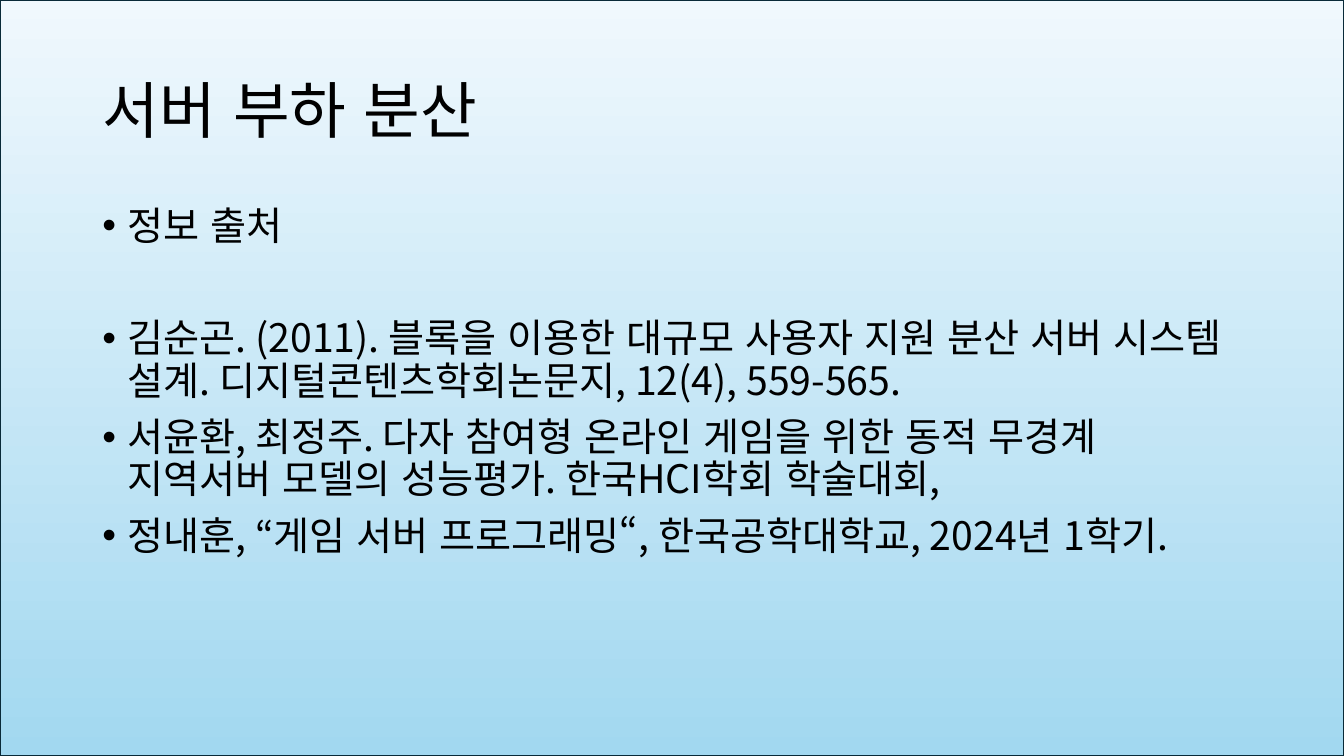
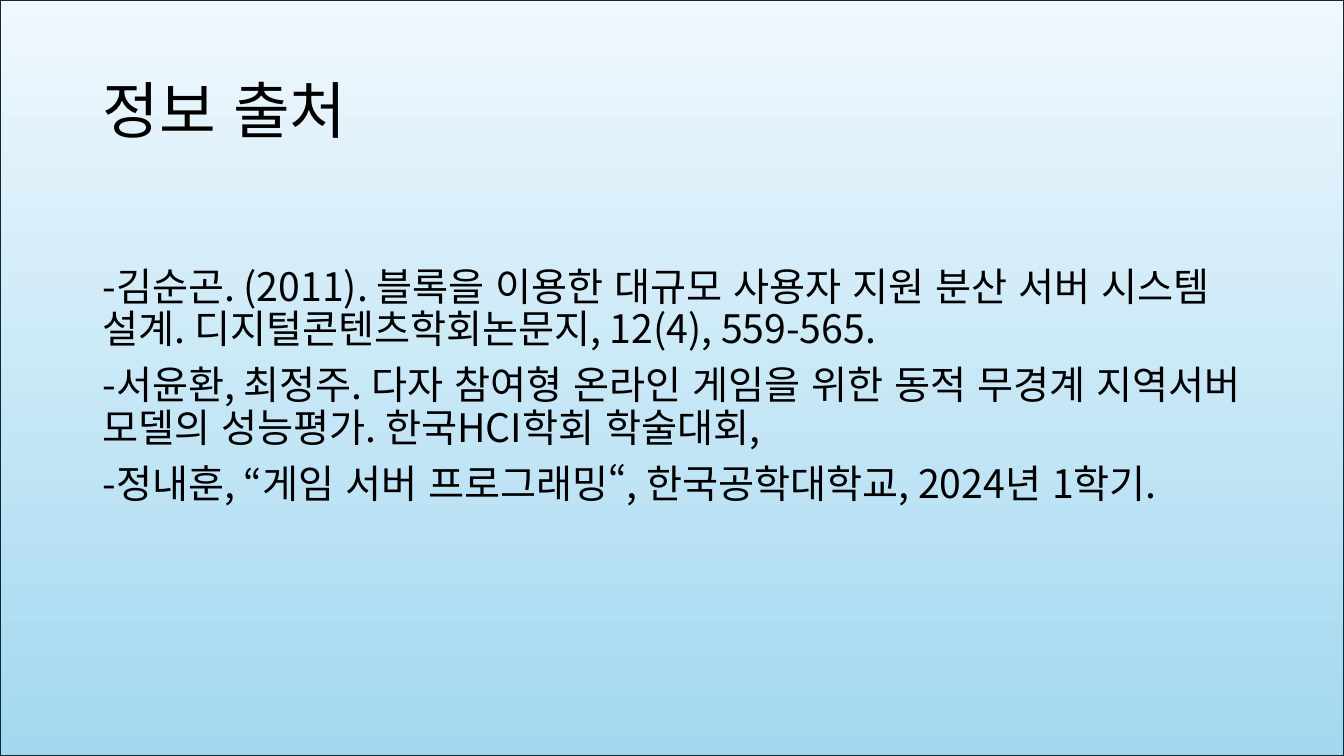
Before and after one commit to crapa36/Graduation-Project, a slide deck: slide 8 of Server/2025 졸업작품 중점 연구 주제 선정.pptx (slide 7 before the commit). Drawn at 1344x756 pixels with LibreOffice and Linux fonts; fonts in the diff are those of the drawing. Boxes give left, top, right and bottom in pixels: in the first picture for what was removed or moved away, otherwise in the second. Text is boxed around its words. In the diff, an @@ line names an element or a change of style, - is before the commit and + after.

```diff
--- a/Server/2025 졸업작품 중점 연구 주제 선정.pptx
+++ b/Server/2025 졸업작품 중점 연구 주제 선정.pptx
@@ title at (x1=102, y1=81, x2=346, y2=138): text changed @@
-서버 부하 분산
+정보 출처
@@ text at (x1=102, y1=268, x2=1240, y2=505): text changed @@
-• 정보 출처
-• 김순곤. (2011). 블록을 이용한 대규모 사용자 지원 분산 서버 시스템 설계. 디지털콘텐츠학회논문지, 12(4), 559-565.
-• 서윤환, 최정주. 다자 참여형 온라인 게임을 위한 동적 무경계 지역서버 모델의 성능평가. 한국HCI학회 학술대회,
-• 정내훈, “게임 서버 프로그래밍“, 한국공학대학교, 2024년 1학기.
+-김순곤. (2011). 블록을 이용한 대규모 사용자 지원 분산 서버 시스템 설계. 디지털콘텐츠학회논문지, 12(4), 559-565.
+-서윤환, 최정주. 다자 참여형 온라인 게임을 위한 동적 무경계 지역서버 모델의 성능평가. 한국HCI학회 학술대회,
+-정내훈, “게임 서버 프로그래밍“, 한국공학대학교, 2024년 1학기.
```
Also in this commit, not shown: 1 slide added.
